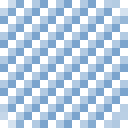
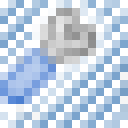
Comparing the layer stacks of the two 128×128 images. Changes:
removed layer "shading.png" over 0, 0, 128, 128
added layer "page_white_wrench.png" above "Ebene 4" over 0, 8, 128, 120
added layer "Ebene 4" above "White Background" over 0, 0, 128, 128
